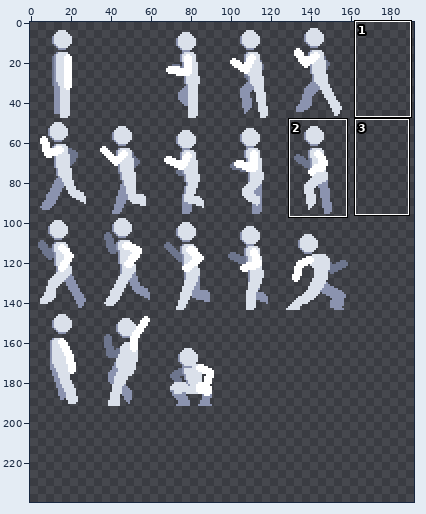
One commit to this sprite sheet: assets/aseprite/characters/player.png. The picture above shows the old version from afar; the outline marks the close-up.
Close-up. Before the commit:
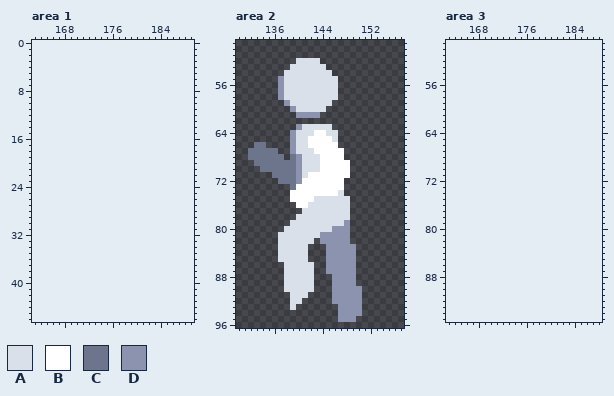
The file is 160x192 pixels. Shown: area 1: x 163..189, y 0..46; area 2: x 130..157, y 49..96; area 3: x 163..188, y 49..95. The old version is drawn lined up with the new one, on the new canvas. The commit also changed other parts of the picture, which this record leaves out.
Palette (. is transparent): A #dae0ea  B #ffffff  C #6d758d  D #8b93af
Pixels before, area 2, first column x 132:
52 ........AAAA.......
53 .......AAAAAA......
54 ......AAAAAAAA.....
55 .....DAAAAAAAAA....
56 .....DAAAAAAAAA....
57 .....DAAAAAAAAA....
58 .....DAAAAAAAAA....
59 ......DAAAAAAA.....
60 .......DAAAAA......
61 ........DDDD.......
62 ...................
63 ........DAAAAA.....
64 .......DAAABBAA....
65 .......DAABBBBA....
66 .CC....DAABBBBB....
67 CCCCC..DAAABBBBB...
68 CCCCCC.CDAAABBBB...
69 .CCCCCCCDAAABBBBB..
70 ..CCCCCCDAAABBBBB..
71 ....CCCCDABBBBBBB..
72 .....CCCDBBBBBBB...
73 .......CBBBBBBBB...
74 .......BBBBBBBBA...
75 .......BBBBAAAAAA..
76 ........BBAAAAAAA..
77 .........AAAAAAAA..
78 ........AAAAAAAAA..
79 .......AAAAAAAAAD..
80 ......AAAAAAAADDD..
81 .....AAAAAAADDDDD..
82 .....AAAAAA.DDDDD..
83 .....AAAAA...DDDDD.
84 .....AAAAA...DDDDD.
85 .....AAAAA...DDDDD.
86 ......AAAAA..DDDDD.
87 ......AAAAA..DDDDD.
88 ......AAAAA...DDDD.
89 ......AAAAA...DDDD.
90 ......AAAAA...DDDDD
91 .......AAA....DDDDD
92 .......AA.....DDDDD
93 .......A.......DDDD
94 ...............DDDD
95 ...............DDD.
After the commit:
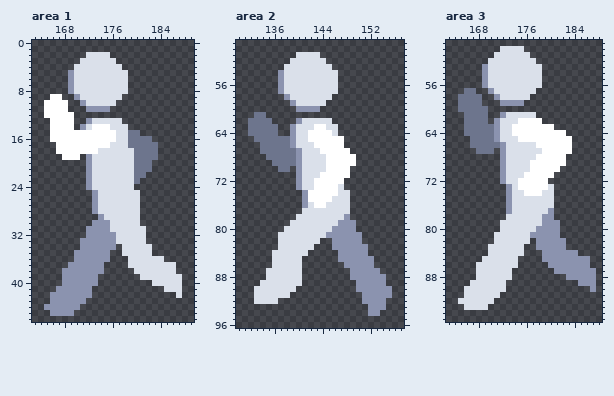
What changed:
canvas 160x192 -> 192x240
Changed rows in their new state; - is an unchanged pixel.
Area 1:
first column x 165:
 2 -------AAAA------------
 3 ------AAAAAA-----------
 4 -----AAAAAAAA----------
 5 ----DAAAAAAAAA---------
 6 ----DAAAAAAAAA---------
 7 ----DAAAAAAAAA---------
 8 ----DAAAAAAAAA---------
 9 -BB--DAAAAAAA----------
10 BBBB--DAAAAA-----------
11 BBBB---DDDD------------
12 BBBBB------------------
13 -BBBB--DAAAAA----------
14 -BBBB-DABBBAAA---------
15 -BBBBBBBBBBBAACC-------
16 -BBBBBBBBBBBAACCCC-----
17 --BBBBBBBBBAAACCCCC----
18 --BBBBBBBAAAAAACCCC----
19 ---BBB-DAAAAAAACCCC----
20 -------DAAAAAAACCC-----
21 -------DAAAAAAACCC-----
22 -------DAAAAAAACC------
23 -------DAAAAAAAC-------
24 -------DAAAAAAA--------
25 --------DAAAAAAA-------
26 --------DAAAAAAA-------
27 --------DAAAAAAA-------
28 --------DAAAAAAA-------
29 ---------DAAAAAA-------
30 --------DDDAAAAA-------
31 -------DDDDAAAAAA------
32 -------DDDDDAAAAA------
33 ------DDDDDDAAAAA------
34 ------DDDDDD-AAAAA-----
35 -----DDDDDD--AAAAA-----
36 -----DDDDDD---AAAAAA---
37 ----DDDDDD----AAAAAAAA-
38 ---DDDDDDD-----AAAAAAA-
39 ---DDDDDD-------AAAAAAA
40 ---DDDDDD---------AAAAA
41 --DDDDDD------------AAA
42 -DDDDDDD--------------A
43 -DDDDDD----------------
44 DDDDDD-----------------
45 -DDDD------------------
Area 2:
first column x 137:
51 ---AAAA---
52 --A----A--
53 -A------A-
54 D--------A
first column x 132:
58 -----.D-------.---------
59 ------.D-----.----------
60 -------.DDDD.-----------
61 -CC-----....------------
62 CCCC----DAAAAA----------
63 CCCCC--DA--BB-A---------
64 CCCCC-----B--B----------
65 -CCCCCC-------BB--------
66 -.-CCCC---A----B--------
67 ..---CCCD--A----B-------
68 ...---C-----A---BB------
69 -...--------A----B------
70 --...--.----A-----------
71 ----....--AA------------
72 -----...-AA-------------
73 -------.DAA----A--------
74 -------..D------A-------
75 -------..D-BBB----------
76 --------.D-BB-----------
78 ----------------D-------
79 ---------------D-D------
80 -----------------D------
81 ------------A----DD-----
82 -----------A..---DD-----
83 ----------A--.----DD----
84 ----A--------..---DD----
85 ----A----.---..---DDD---
86 ----AA---..--...--DDD---
87 ---AAA---..--....-DDDD--
88 ---AAA---..---...-DDDDD-
89 --AAAA---..---....DDDDD-
90 -AAAAA--...---....-DDDDD
91 -AAAAAA...----.....DDDDD
92 -AAAA--..-----.....DDDD-
93 -------.-------....-DDD-
94 ---------------....-DD--
95 ---------------...------
Area 3:
first column x 165:
50 -------AAAA------------
51 ------AAAAAA-----------
52 -----AAAAAAAA----------
53 ----DAAAAAAAAA---------
54 ----DAAAAAAAAA---------
55 ----DAAAAAAAAA---------
56 ----DAAAAAAAAA---------
57 -CC--DAAAAAAA----------
58 CCCC--DAAAAA-----------
59 CCCC---DDDD------------
60 CCCCC------------------
61 -CCCC--DAAAAA----------
62 -CCCC-DAAABBBB---------
63 -CCCCCDAABBBBBBB-------
64 -CCCCCDAABBBBBBBBB-----
65 --CCCCDAAABBBBBBBBB----
66 --CCCCCDAAAAABBBBBB----
67 ---CCC-DAAAAAABBBBB----
68 -------DAAAAABBBBB-----
69 -------DAAAABBBBBB-----
70 -------DAAAABBBBB------
71 -------DAAABBBBB-------
72 -------DAABBBBB--------
73 --------DABBBBBA-------
74 --------DAABBBAA-------
75 --------DAAAAAAA-------
76 --------DAAAAAAA-------
77 --------DAAAAAAD-------
78 --------AAAAAADD-------
79 -------AAAAAAADDD------
80 -------AAAAAADDDD------
81 ------AAAAAADDDDD------
82 ------AAAAAA-DDDDD-----
83 -----AAAAAA--DDDDD-----
84 -----AAAAAA---DDDDDD---
85 ----AAAAAA----DDDDDDDD-
86 ---AAAAAAA-----DDDDDDD-
87 ---AAAAAA-------DDDDDDD
88 ---AAAAAA---------DDDDD
89 --AAAAAA------------DDD
90 -AAAAAAA--------------D
91 -AAAAAA----------------
92 AAAAAA-----------------
93 -AAAA------------------
Pixel boxes of the changes (left, top, right, bottom) in both close-ups:
added: (44, 52, 182, 316)
added: (278, 52, 338, 76)
changed: (248, 94, 392, 322)
added: (458, 46, 596, 310)
